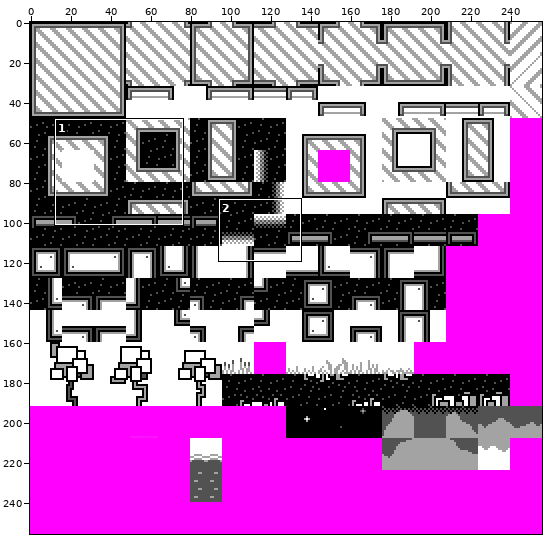
One commit to this sprite sheet: src/data/blocks.def.png. The first picture is a wide view before the edit; the outline marks the close-up.
Close-up. The starting point:
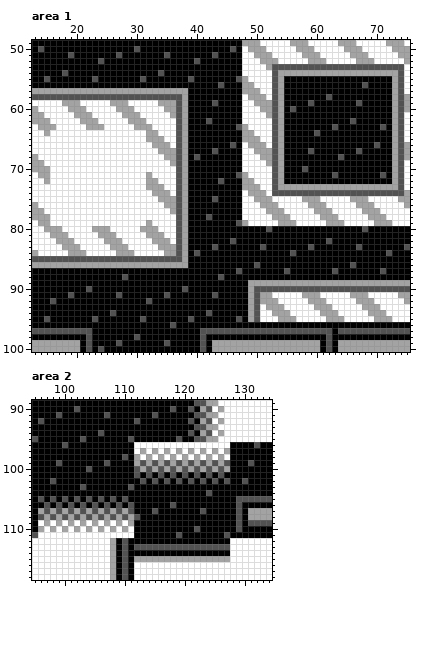
The file is 256x256 pixels. Colours within 5 levels of each other are drawn and written as one. Shown: area 1: x 13..75, y 49..100; area 2: x 95..134, y 89..118. The commit also changed other parts of the picture, which this record leaves out.
After:
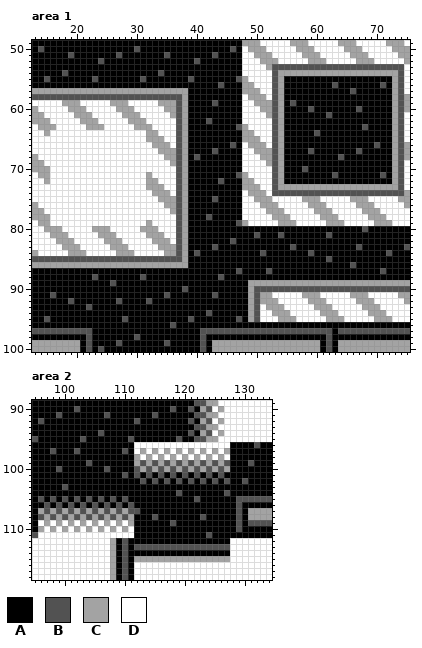
Palette (. is transparent): A #000000  B #525252  C #a3a3a3  D #ffffff
Change:
{"where": "area 1"}
{"y":56,"x":63,"old":"A","new":"B"}
{"y":56,"x":68,"old":"B","new":"A"}
{"y":56,"x":71,"old":"A","new":"B"}
{"y":57,"x":66,"old":"A","new":"B"}
{"y":58,"x":62,"old":"B","new":"A"}
{"y":59,"x":56,"old":"A","new":"B"}
{"y":59,"x":59,"old":"B","new":"A"}
{"y":59,"x":67,"old":"B","new":"A"}
{"y":60,"x":56,"old":"B","new":"A"}
{"y":60,"x":59,"old":"A","new":"B"}
{"y":60,"x":67,"old":"A","new":"B"}
{"y":61,"x":62,"old":"A","new":"B"}
{"y":62,"x":66,"old":"B","new":"A"}
{"y":63,"x":63,"old":"B","new":"A"}
{"y":63,"x":68,"old":"A","new":"B"}
{"y":63,"x":71,"old":"B","new":"A"}
{"y":80,"x":52,"old":"B","new":"A"}
{"y":81,"x":50,"old":"A","new":"B"}
{"y":81,"x":54,"old":"A","new":"B"}
{"y":81,"x":62,"old":"A","new":"B"}
{"y":82,"x":62,"old":"B","new":"A"}
{"y":83,"x":51,"old":"B","new":"A"}
{"y":83,"x":56,"old":"A","new":"B"}
{"y":83,"x":59,"old":"B","new":"A"}
{"y":84,"x":51,"old":"A","new":"B"}
{"y":84,"x":56,"old":"B","new":"A"}
{"y":84,"x":59,"old":"A","new":"B"}
{"y":85,"x":62,"old":"A","new":"B"}
{"y":86,"x":50,"old":"B","new":"A"}
{"y":87,"x":52,"old":"A","new":"B"}
{"y":87,"x":55,"old":"B","new":"A"}
{"y":87,"x":63,"old":"B","new":"A"}
{"y":88,"x":23,"old":"A","new":"B"}
{"y":88,"x":28,"old":"B","new":"A"}
{"y":88,"x":31,"old":"A","new":"B"}
{"y":89,"x":26,"old":"A","new":"B"}
{"y":90,"x":22,"old":"B","new":"A"}
{"y":91,"x":16,"old":"A","new":"B"}
{"y":91,"x":19,"old":"B","new":"A"}
{"y":91,"x":27,"old":"B","new":"A"}
{"y":92,"x":16,"old":"B","new":"A"}
{"y":92,"x":19,"old":"A","new":"B"}
{"y":92,"x":27,"old":"A","new":"B"}
{"y":93,"x":22,"old":"A","new":"B"}
{"y":94,"x":26,"old":"B","new":"A"}
{"y":95,"x":23,"old":"B","new":"A"}
{"y":95,"x":28,"old":"A","new":"B"}
{"y":95,"x":31,"old":"B","new":"A"}
{"where": "area 2"}
{"y":96,"x":100,"old":"B","new":"A"}
{"y":97,"x":98,"old":"A","new":"B"}
{"y":97,"x":102,"old":"A","new":"B"}
{"y":97,"x":110,"old":"A","new":"B"}
{"y":98,"x":110,"old":"B","new":"A"}
{"y":99,"x":99,"old":"B","new":"A"}
{"y":99,"x":104,"old":"A","new":"B"}
{"y":99,"x":107,"old":"B","new":"A"}
{"y":100,"x":99,"old":"A","new":"B"}
{"y":100,"x":104,"old":"B","new":"A"}
{"y":100,"x":107,"old":"A","new":"B"}
{"y":101,"x":110,"old":"A","new":"B"}
{"y":102,"x":98,"old":"B","new":"A"}
{"y":103,"x":100,"old":"A","new":"B"}
{"y":103,"x":103,"old":"B","new":"A"}
{"y":103,"x":111,"old":"B","new":"A"}
{"y":104,"x":119,"old":"A","new":"B"}
{"y":104,"x":124,"old":"B","new":"A"}
{"y":104,"x":127,"old":"A","new":"B"}
{"y":105,"x":122,"old":"A","new":"B"}
{"y":106,"x":118,"old":"B","new":"A"}
{"y":107,"x":112,"old":"A","new":"B"}
{"y":107,"x":115,"old":"B","new":"A"}
{"y":107,"x":123,"old":"B","new":"A"}
{"y":108,"x":112,"old":"B","new":"A"}
{"y":108,"x":115,"old":"A","new":"B"}
{"y":108,"x":123,"old":"A","new":"B"}
{"y":109,"x":118,"old":"A","new":"B"}
{"y":110,"x":122,"old":"B","new":"A"}
{"y":111,"x":119,"old":"B","new":"A"}
{"y":111,"x":124,"old":"A","new":"B"}
{"y":111,"x":127,"old":"B","new":"A"}
{"label":"changed","picture_box":[290,82,386,130]}
{"label":"changed","picture_box":[254,226,338,274]}
{"label":"changed","picture_box":[50,274,146,322]}
{"label":"changed","picture_box":[50,442,134,490]}
{"label":"changed","picture_box":[134,490,230,538]}
